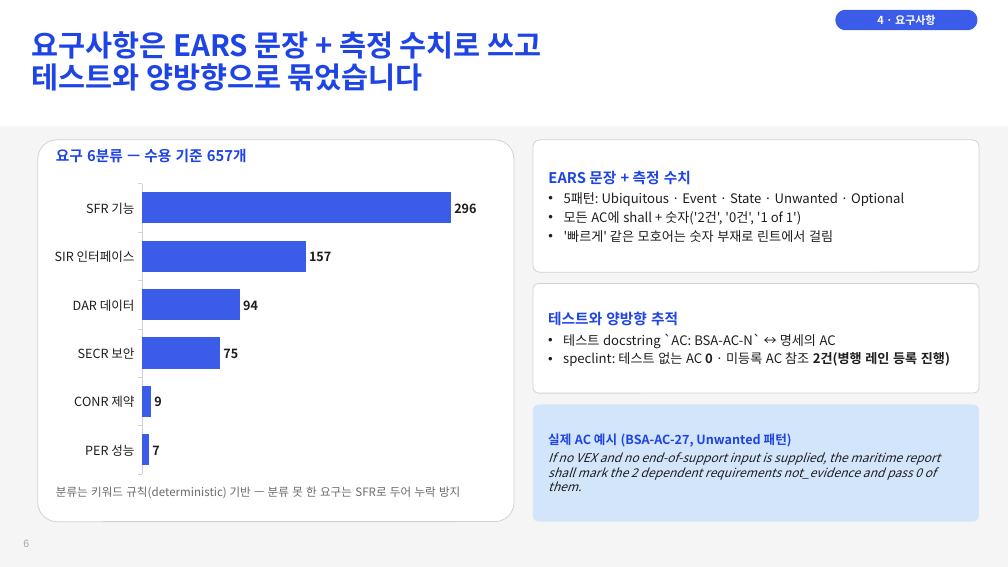
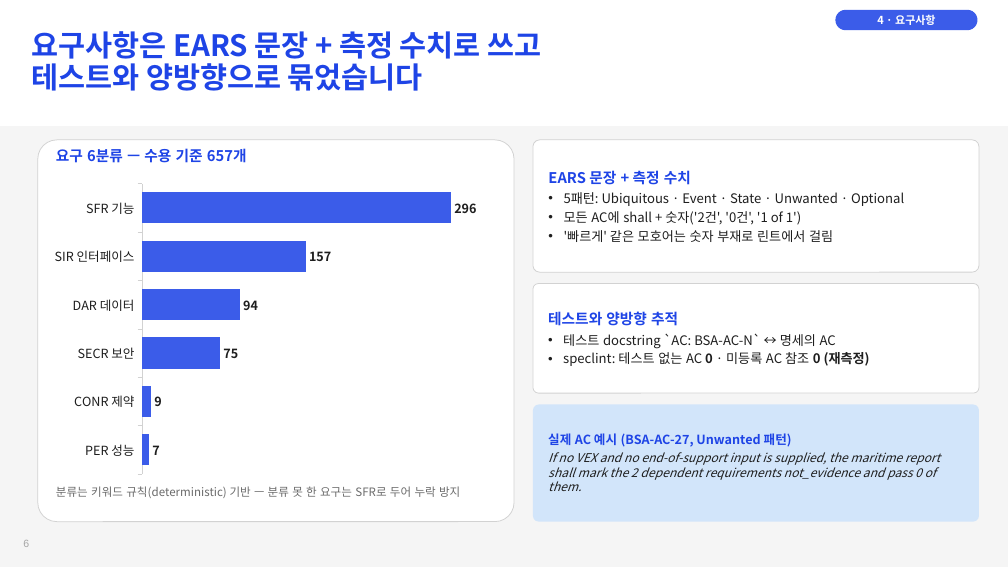
Before and after one commit to Jack-Hwang/beyondthesecurity-sbom, a slide deck: slide 6 of docs/BTS-SBOM_1-6주차_종합_과제.pptx. Drawn at 1008x567 pixels with LibreOffice and Linux fonts; fonts in the diff are those of the drawing. Boxes give left, top, right and bottom in pixels: in the first picture for what was removed or moved away, otherwise in the second. Text is boxed around its words. In the diff, an @@ line names an element or a change of style, - is before the commit and + after.

```diff
--- a/docs/BTS-SBOM_1-6주차_종합_과제.pptx
+++ b/docs/BTS-SBOM_1-6주차_종합_과제.pptx
@@ text in rounded rectangle at bbox=[563, 352, 870, 366]: text changed @@
-• speclint: 테스트 없는 AC 0 · 미등록 AC 참조 2건(병행 레인 등록 진행)
+• speclint: 테스트 없는 AC 0 · 미등록 AC 참조 0 (재측정)
```
Also in this commit, not shown: 1 other slide changed, 10 slides added, 2 slides removed, 52 other files.
